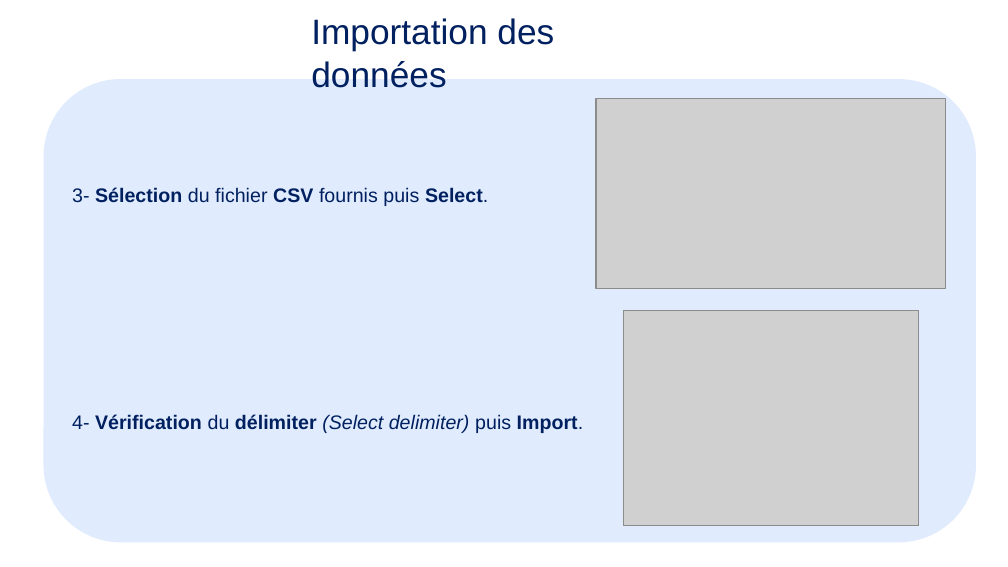
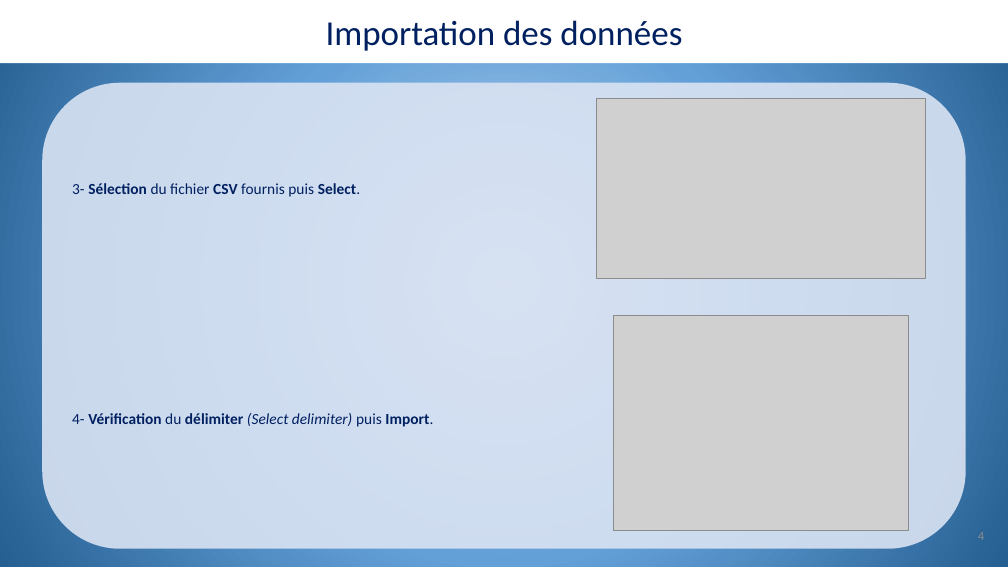
Before and after one commit to merais/formation, a slide deck: slide 4 of P7_Concevez_et_analysez_une_base_de_donnees_nosql_aymeric_bailleul/_projets/ABAI_P7_01_presentation_20251104.pptx. Drawn at 1008x567 pixels with LibreOffice and Linux fonts; fonts in the diff are those of the drawing; grey boxes stand for pictures. Boxes give left, top, right and bottom in pixels: in the first picture for what was removed or moved away, otherwise in the second. Text is boxed around its words. In the diff, an @@ line names an element or a change of style, - is before the commit and + after.

```diff
--- a/P7_Concevez_et_analysez_une_base_de_donnees_nosql_aymeric_bailleul/_projets/ABAI_P7_01_presentation_20251104.pptx
+++ b/P7_Concevez_et_analysez_une_base_de_donnees_nosql_aymeric_bailleul/_projets/ABAI_P7_01_presentation_20251104.pptx
@@ background #FFFFFF to gradient #BDD7EE to #63A0D7 to #255E91 @@
@@ title "Importation des données": place and size @@
-title "Importation des données" at (311,18,554,88)
+title "Importation des données" at (0,0,1008,62)
@@ title "Importation des données" at (0,0,1008,62): size 25.2 to 25 pt, font Arial to Calibri; alignment left to centre; vertical alignment top to middle; fill none to #FFFFFF @@
@@ rounded rectangle: place and size @@
-rounded rectangle at (43,79,976,542)
+rounded rectangle at (42,83,966,548)
@@ rounded rectangle at (42,83,966,548): fill #D9E7FD at 80% opacity to #DAE3F3 at 90% opacity @@
@@ picture: place and size @@
-picture at (596,99,946,289)
+picture at (596,99,925,278)
@@ text "3- Sélection du fichier CSV ..." at (72,183,360,197): size 14 to 11 pt, font Arial to Calibri @@
@@ picture: place and size @@
-picture at (624,310,918,525)
+picture at (614,316,908,530)
@@ text "4- Vérification du délimiter (Select ..." at (72,413,433,427): size 14 to 11 pt, font Arial to Calibri @@
@@ page number added at (978,532,984,540), 9 pt, text #8C8C8C @@
+4
```
Also in this commit, not shown: 13 other slides changed, 5 slides added, 1 slide removed, 2 other files.
